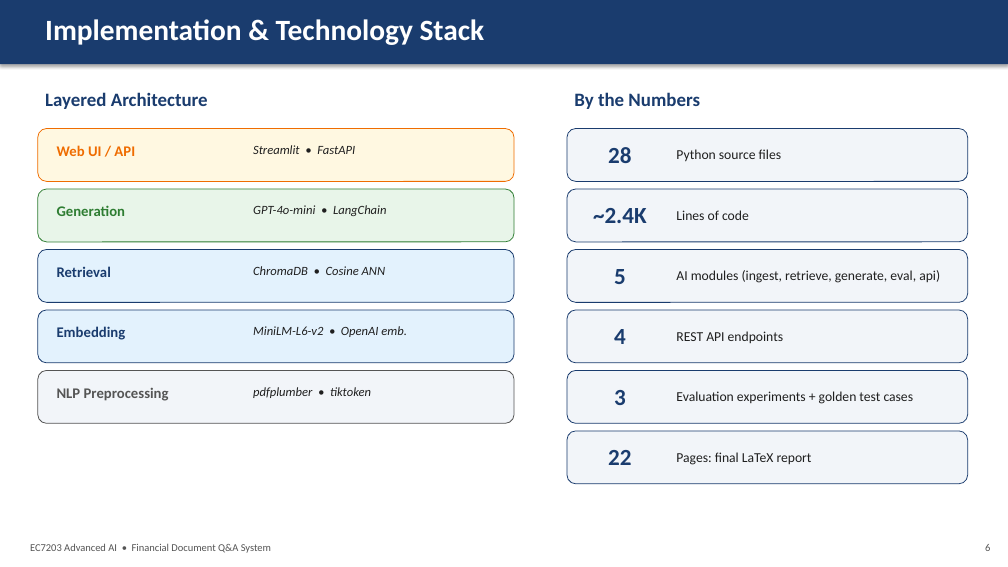
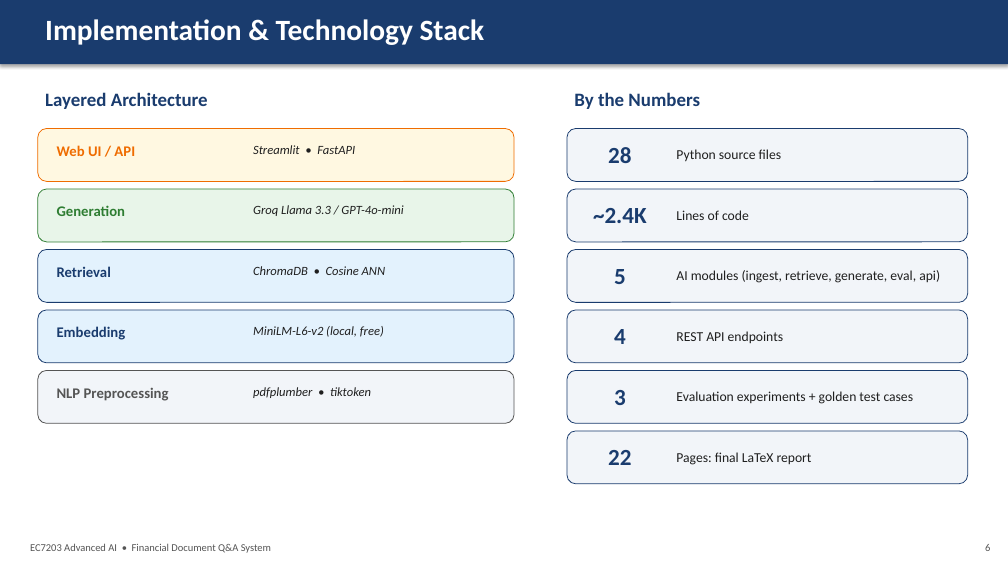
Before and after one commit to Dinojan9901/Financial-QA-System, a slide deck: slide 6 of presentation/Financial_QA_Presentation.pptx. Drawn at 1008x567 pixels with LibreOffice and Linux fonts; fonts in the diff are those of the drawing. Boxes give left, top, right and bottom in pixels: in the first picture for what was removed or moved away, otherwise in the second. Text is boxed around its words. In the diff, an @@ line names an element or a change of style, - is before the commit and + after.

```diff
--- a/presentation/Financial_QA_Presentation.pptx
+++ b/presentation/Financial_QA_Presentation.pptx
@@ text at [253, 205, 403, 216]: text changed @@
-GPT-4o-mini • LangChain
+Groq Llama 3.3 / GPT-4o-mini
@@ text at [253, 326, 384, 337]: text changed @@
-MiniLM-L6-v2 • OpenAI emb.
+MiniLM-L6-v2 (local, free)
```
Also in this commit, not shown: 6 other slides changed, 8 other files.
